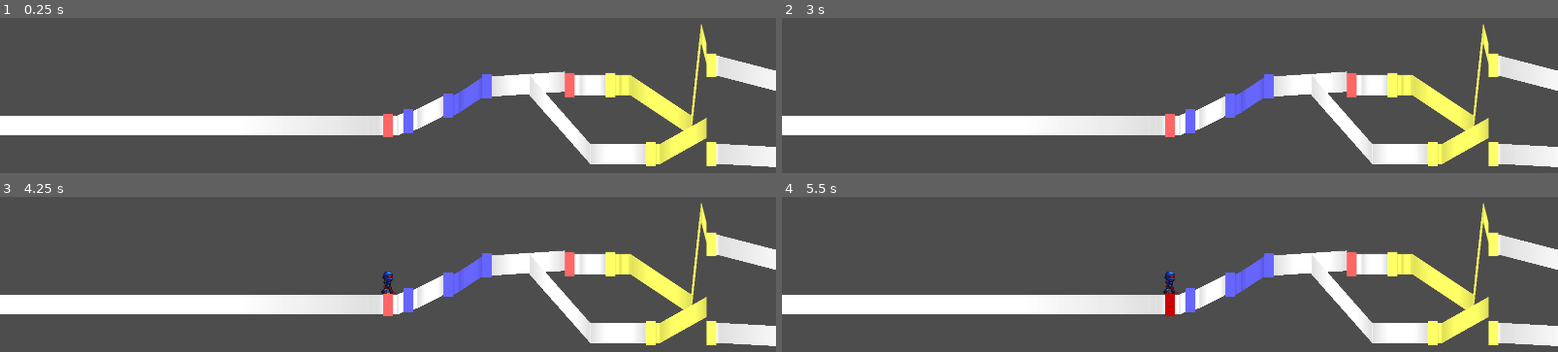
Above: before the commit, frames 1-4 (two rows, left to right).
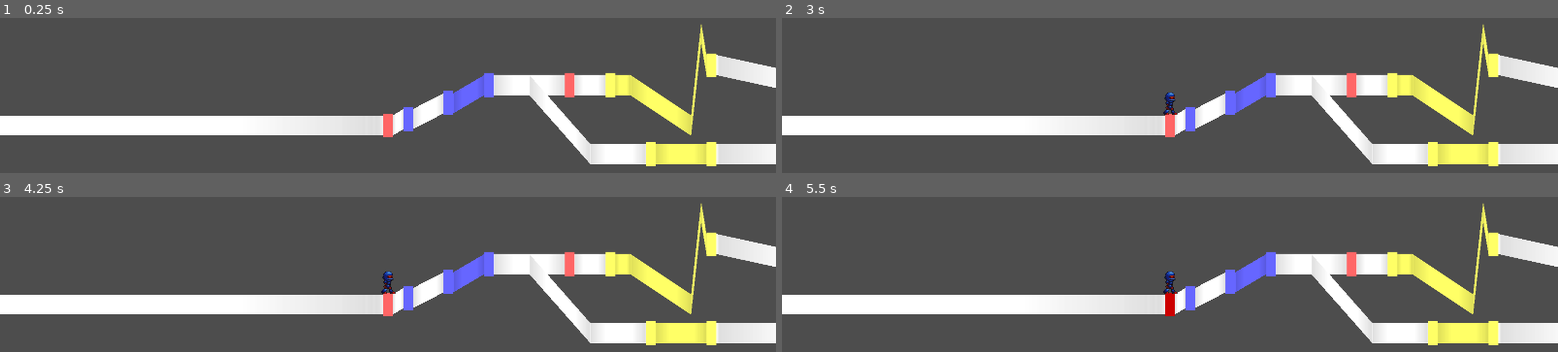
Above: after the commit, the same moments.

Repository: junu192857/Vexatonic-dash-2
Game: Godot game, scene res://Scenes/RhythmScene.tscn
Two runs of this game, one before a commit and one after it. Both use one fixed random seed, a clock stepped at 60 frames per second and the inputs below.
Inputs (mouse positions are in pixels of both pictures, inside the frame that each line leads up to):
- Up to frame 1 (0.25 s): no input
- Up to frame 2 (3 s): tap Enter at 0.5, 2.75 s; move the mouse to (1340, 103) at 0.52 s; hold A (a) 0.53-1.25 s; click (1340, 103) at 0.67 s; tap D (d) at 0.8 s; tap Space at 1.25 s; drag from (1014, 146) to (outside the picture) at 1.27 s; move the mouse to (1247, 30) at 2.02 s; hold J (j) 2.03-2.75 s; click (1247, 30) at 2.17 s; tap K (k) at 2.3 s; drag from (outside the picture) to (937, 59) at 2.77 s
- Up to frame 3 (4.25 s): move the mouse to (outside the picture) at 3.52 s; hold L (l) from 3.53 s (still down); click (outside the picture) at 3.67 s; tap S (s) at 3.8 s
- Up to frame 4 (5.5 s): release L (l) at 4.25 s; drag from (937, 238) to (outside the picture) at 4.27 s; tap Space at 5 s; move the mouse to (1208, 303) at 5.02 s; hold A (a) from 5.03 s (still down); click (1208, 303) at 5.17 s; tap D (d) at 5.3 s

The runs differ from the first frame. In frame 1, 2.0% of the frame differs, in the area x 50-100%, y 3-97%; in frame 2, 2.2%, in the area x 49-100%, y 3-97%; in frame 3, 2.0%; in frame 4, 2.0%.

Commit message:
Ingame: Note alignment done
이제 캐릭터가 노트의 중심에 있을 때가 정확한 타이밍임

Diff:
--- a/vexatonic-dash-2/Scripts/RhythmManager.gd
+++ b/vexatonic-dash-2/Scripts/RhythmManager.gd
@@ -111,8 +111,8 @@
 		previous_note = cur_note;
 
 		if (noteData.type == 1): #LongNote
-			var length = Setting.get_posx_from_time(noteData.end_time-noteData.time)
-			var marker = place_note(noteData, length, true, cur_note)
+			var end_pos_x = Setting.get_posx_from_time(noteData.end_time)
+			var marker = place_note(noteData, end_pos_x, true, cur_note)
 			var connector = place_connector(noteData.color, noteData.time + Setting.time_per_note_width / 2, \
 							noteData.end_time - Setting.time_per_note_width / 2, previous_lane, true, cur_note, Vector2(Setting.NOTE_WIDTH / 2, 0))
 			previous_time = noteData.end_time
@@ -131,11 +131,13 @@
 	var lane = Lane.find_lane(levelData.lanes, data.lane)
 	parent.add_child(note)
 	if !is_marker:
-		note.position = Vector2(pos_x, lane.get_height(data.time))
+		note.global_position = Vector2(pos_x, lane.get_height(data.time))
+		lane.adjust_keyframe(data.time, note.global_position.y)
 	else:
-		note.position = Vector2(pos_x, lane.get_height(data.end_time) - lane.get_height(data.time))
-	lane.adjust_keyframe(data.time, note.position.y)
-	#print("Place Note at %f"% pos_x)
+		note.global_position = Vector2(pos_x, lane.get_height(data.end_time))
+		lane.adjust_keyframe(data.end_time, note.global_position.y)
+
+	print("Place Note at x: %f y: %f"% [pos_x, note.global_position.y])
 	return note
 
 # 해당 Connector가 단노트 또는 Marker 뒤에 처음 나오는 Connector인 경우 first = true, 그 외의 경우 first = false
--- a/vexatonic-dash-2/Scripts/Scripts_without_Node/Lane.gd
+++ b/vexatonic-dash-2/Scripts/Scripts_without_Node/Lane.gd
@@ -15,21 +15,24 @@
 	note_index = 0
 
 func adjust_keyframe(note_time: float, note_height: float):
-	insert_keyframe(note_time, note_height)
-	insert_keyframe(note_time + Setting.time_per_note_width, note_height)
-	var deleted = delete_middle_keyframe(note_time, note_time + Setting.time_per_note_width)
+	var first_time = note_time - Setting.time_per_note_width / 2
+	var second_time = note_time + Setting.time_per_note_width / 2
+	insert_keyframe(first_time, note_height)
+	insert_keyframe(second_time, note_height)
+	var deleted = delete_middle_keyframe(first_time, second_time)
 	if (deleted != null):
-		var deleted2 = delete_middle_keyframe(note_time + Setting.time_per_note_width, note_time + Setting.time_per_note_width + Setting.EPSILON)
-		if (deleted2 != null):
-			insert_keyframe(note_time + Setting.time_per_note_width + Setting.EPSILON, deleted2.y)
-		else: insert_keyframe(note_time + Setting.time_per_note_width + Setting.EPSILON, deleted.y)
+		if (deleted.y != note_height):
+			var deleted2 = delete_middle_keyframe(second_time, second_time + Setting.EPSILON)
+			if (deleted2 != null):
+				insert_keyframe(second_time + Setting.EPSILON, deleted2.y)
+			else: insert_keyframe(second_time + Setting.EPSILON, deleted.y)
 
 func add_keyframe(time: float, height: float):
-	#delete_middle_keyframe(time - Setting.EPSILON, time + Setting.EPSILON)
+	delete_middle_keyframe(time - Setting.EPSILON, time + Setting.EPSILON)
 	keyframes.append(Vector2(time,height))
 
 func insert_keyframe(time: float, height: float):
-	#delete_middle_keyframe(time - Setting.EPSILON, time + Setting.EPSILON)
+	delete_middle_keyframe(time - Setting.EPSILON, time + Setting.EPSILON)
 	var new_kf = Vector2(time, height)
 	for i in range(keyframes.size()):
 		if keyframes[i].x > time:
Not shown, changed: vexatonic-dash-2/Charts/Test/Easy.txt
